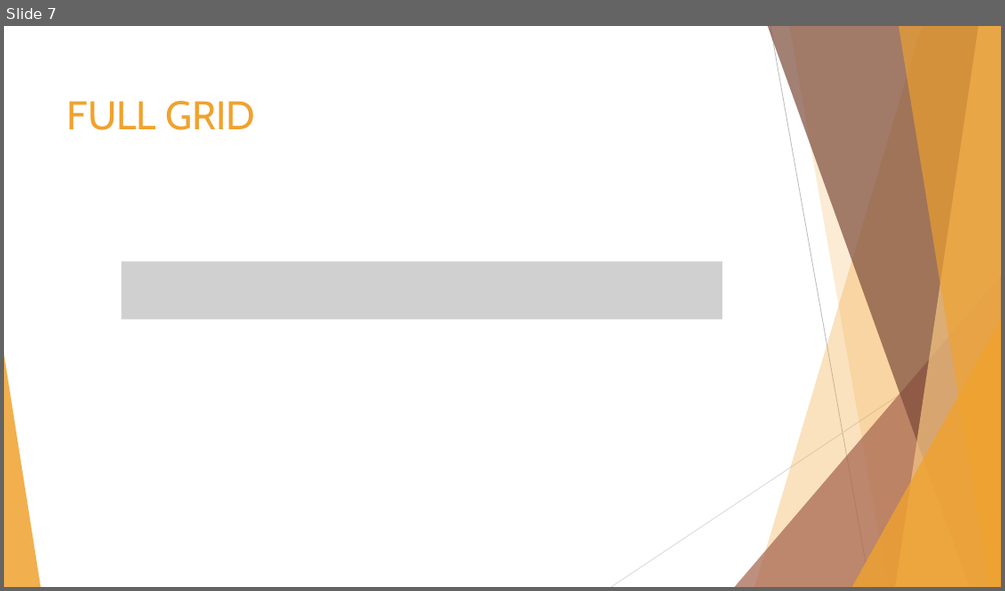
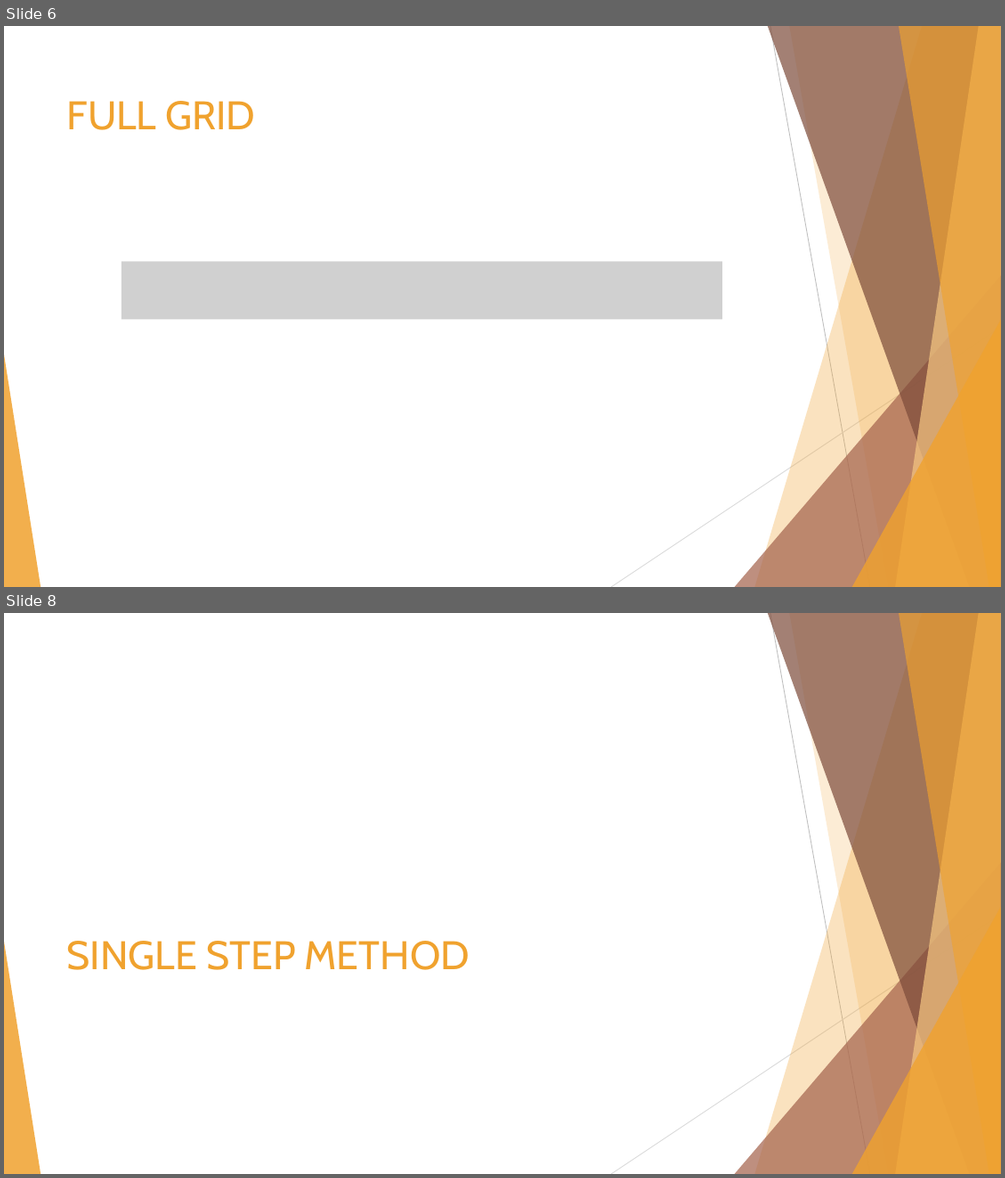
Before and after one commit to lauraBaakman/Introduction-to-Computational-Science, a slide deck: presentation/final/Presentation.pptx. Shown one above the other, each under a label of ours: slide 7 before the commit, slides 6 and 8 after it; the slides between them are not shown. The pictures are 1005x591 and 1005x1178 pixels, drawn with LibreOffice and Linux fonts; fonts in the diff are those of the drawing; grey boxes stand for pictures. Boxes give left, top, right and bottom in pixels: in the first picture for what was removed or moved away, otherwise in the second. Text is boxed around its words. In the diff, an @@ line names an element or a change of style, - is before the commit and + after.

```diff
--- a/presentation/final/Presentation.pptx
+++ b/presentation/final/Presentation.pptx
@@ slide 8 added at box(4, 613, 1001, 1174), background #FFFFFF; not listed: 10 template elements that a slide beside it also shows @@
@@ title added at box(67, 941, 469, 970), 48 pt, text #F0A22E, small capitals @@
+single step method
@@ what was slide 7 is now slide 6 @@
```
Also in this commit, not shown: 1 other slide added.
